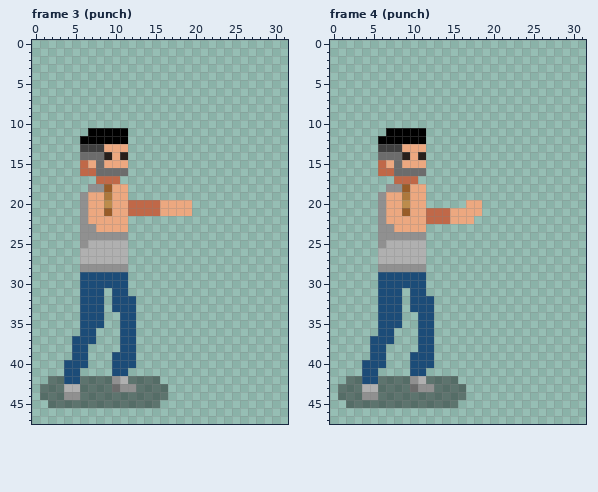
A pixel-art file gets an edit: Arte/Ctangana_Full.aseprite. The picture above is the old version.
32x48 pixels, 20 frames. Colours within 5 levels of each other are drawn and written as one. Shown: frame 3 (punch), frame 4 (punch). The commit also changed other frames, which this record leaves out.
Now the later version:
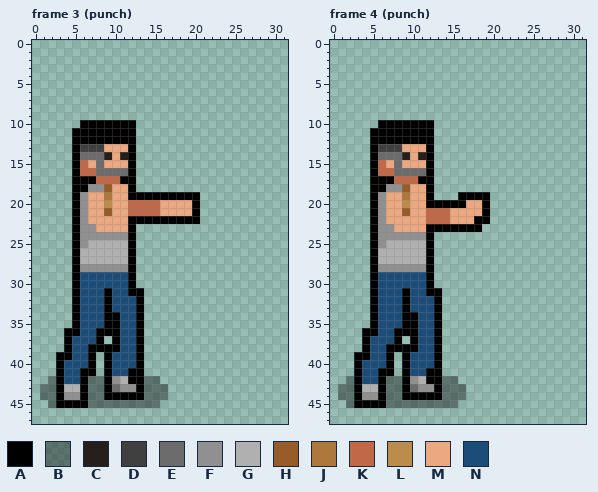
Palette (. is transparent): A #000000  B #05040365  C #271f1b  D #404040  E #6c6c6c  F #909090  G #b0b0b0  H #985c28  J #ac783c  K #c06848  L #bc8c4c  M #eca880  N #1c4c78
Change:
--- frame 3 (punch), layer "Layer 6"
@@ x 1..22 @@
  9 ......................
-10 ......................
-11 ......AAAAA...........
-12 .....AAAAAA...........
-13 .....DDDMMM...........
-14 .....EEECMC...........
-15 .....KMEMMM...........
-16 .....KKEEEE...........
-17 .......KKK............
-18 ......FFHMM...........
-19 .....FMMJMM...........
-20 .....FMMLMMKKKKMMMM...
-21 .....FMMHMMKKKKMMMM...
-22 .....FMMMMM...........
-23 .....FFMMMM...........
-24 .....FFFFFF...........
-25 .....FGGGGG...........
-26 .....GGGGGG...........
-27 .....GGGGGG...........
-28 .....FFFFFF...........
-29 .....NNNNNN...........
-30 .....NNNNNN...........
-31 .....NNN.NN...........
-32 .....NNN.NNN..........
-33 .....NNN.NNN..........
-34 .....NNN..NN..........
-35 .....NNN..NN..........
-36 .....NN...NN..........
-37 ....NNN...NN..........
-38 ....NN....NN..........
-39 ....NN...NNN..........
-40 ...NNN...NNN..........
-41 ...NN....NN...........
-42 .BBNNBBBBFGBBBB.......
-43 BBBGGBBBBEFFBBBB......
-44 BBBFFBBBBBBBBBBB......
-45 .BBBBBBBBBBBBBB.......
+10 .....AAAAAAA..........
+11 ....AAAAAAAA..........
+12 ....AAAAAAAA..........
+13 ....ADDDMMMA..........
+14 ....AEEECMCA..........
+15 ....AKMEMMMA..........
+16 ....AKKEEEEA..........
+17 ....AAAKKKAA..........
+18 ....AAFFHMMA..........
+19 ....AFMMJMMAAAAAAAAA..
+20 ....AFMMLMMKKKKMMMMA..
+21 ....AFMMHMMKKKKMMMMA..
+22 ....AFMMMMMAAAAAAAAA..
+23 ....AFFMMMMA..........
+24 ....AFFFFFFA..........
+25 ....AFGGGGGA..........
+26 ....AGGGGGGA..........
+27 ....AGGGGGGA..........
+28 ....AFFFFFFA..........
+29 ....ANNNNNNA..........
+30 ....ANNNNNNA..........
+31 ....ANNNANNAA.........
+32 ....ANNNANNNA.........
+33 ....ANNNANNNA.........
+34 ....ANNNAANNA.........
+35 ....ANNNAANNA.........
+36 ...AANNAAANNA.........
+37 ...ANNNA.ANNA.........
+38 ...ANNAAAANNA.........
+39 ..AANNA.ANNNA.........
+40 ..ANNNA.ANNNA.........
+41 ..ANNAA.ANNAA.........
+42 .BANNABBAFGAABB.......
+43 BBAGGABBAEFFABBB......
+44 BBAFFABBAAAAABBB......
+45 .BAAAABBBBBBBBB.......
 46 ......................
--- frame 4 (punch), layer "Layer 6"
@@ x 1..21 @@
  9 .....................
-10 .....................
-11 ......AAAAA..........
-12 .....AAAAAA..........
-13 .....DDDMMM..........
-14 .....EEECMC..........
-15 .....KMEMMM..........
-16 .....KKEEEE..........
-17 .......KKK...........
-18 ......FFHMM..........
-19 .....FMMJMM..........
-20 .....FMMLMM.....MM...
-21 .....FMMHMMKKKMMMM...
-22 .....FMMMMMKKKMMM....
-23 .....FFMMMM..........
-24 .....FFFFFF..........
-25 .....FGGGGG..........
-26 .....GGGGGG..........
-27 .....GGGGGG..........
-28 .....FFFFFF..........
-29 .....NNNNNN..........
-30 .....NNNNNN..........
-31 .....NNN.NN..........
-32 .....NNN.NNN.........
-33 .....NNN.NNN.........
-34 .....NNN..NN.........
-35 .....NNN..NN.........
-36 .....NN...NN.........
-37 ....NNN...NN.........
-38 ....NN....NN.........
-39 ....NN...NNN.........
-40 ...NNN...NNN.........
-41 ...NN....NN..........
-42 .BBNNBBBBFGBBBB......
-43 BBBGGBBBBEFFBBBB.....
-44 BBBFFBBBBBBBBBBB.....
-45 .BBBBBBBBBBBBBB......
+10 .....AAAAAAA.........
+11 ....AAAAAAAA.........
+12 ....AAAAAAAA.........
+13 ....ADDDMMMA.........
+14 ....AEEECMCA.........
+15 ....AKMEMMMA.........
+16 ....AKKEEEEA.........
+17 ....AAAKKKAA.........
+18 ....AAFFHMMA.........
+19 ....AFMMJMMA...AAAA..
+20 ....AFMMLMMAAAAAMMA..
+21 ....AFMMHMMKKKMMMMA..
+22 ....AFMMMMMKKKMMMAA..
+23 ....AFFMMMMAAAAAAA...
+24 ....AFFFFFFA.........
+25 ....AFGGGGGA.........
+26 ....AGGGGGGA.........
+27 ....AGGGGGGA.........
+28 ....AFFFFFFA.........
+29 ....ANNNNNNA.........
+30 ....ANNNNNNA.........
+31 ....ANNNANNAA........
+32 ....ANNNANNNA........
+33 ....ANNNANNNA........
+34 ....ANNNAANNA........
+35 ....ANNNAANNA........
+36 ...AANNAAANNA........
+37 ...ANNNA.ANNA........
+38 ...ANNAAAANNA........
+39 ..AANNA.ANNNA........
+40 ..ANNNA.ANNNA........
+41 ..ANNAA.ANNAA........
+42 .BANNABBAFGAABB......
+43 BBAGGABBAEFFABBB.....
+44 BBAFFABBAAAAABBB.....
+45 .BAAAABBBBBBBBB......
 46 .....................
Boxes around the changes in both pictures, in picture pixels (x1, y1, x2, y2):
changed: (56, 120, 200, 408)
changed: (354, 120, 490, 408)
